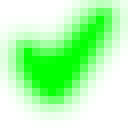
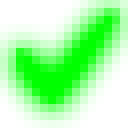
Comparing the layer stacks of the two (128, 128) images. Changes:
added group "trigger_yes - 智能对象组" with 2 layers above "Decompressed Image" over [8, 0, 120, 112]
added group "组 1" with 1 layers in group "trigger_yes - 智能对象组" over [8, 0, 120, 112]
moved "trigger_yes" into group "组 1", painted on it, masked it over [0, 0, 128, 128]
